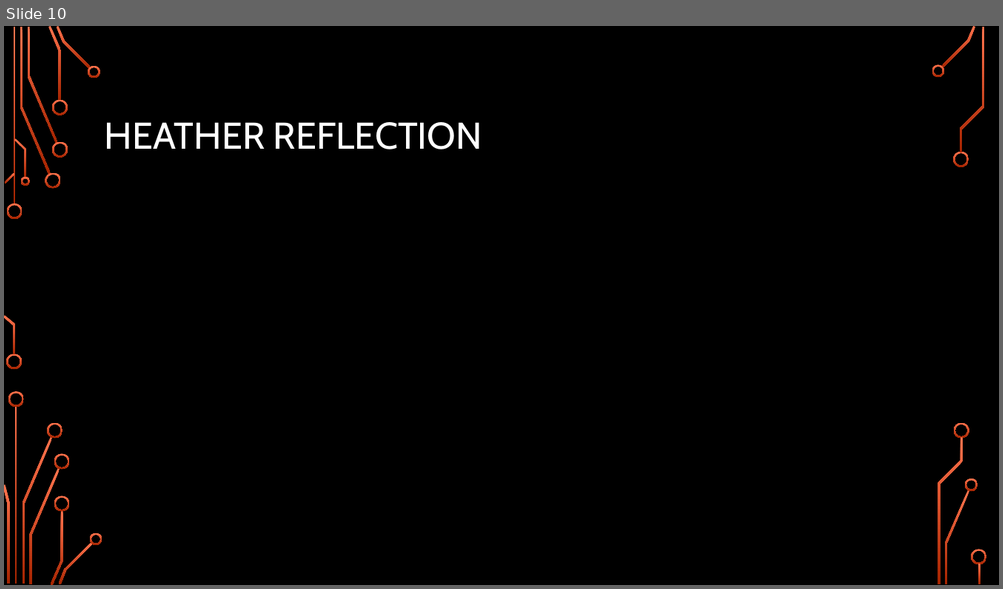
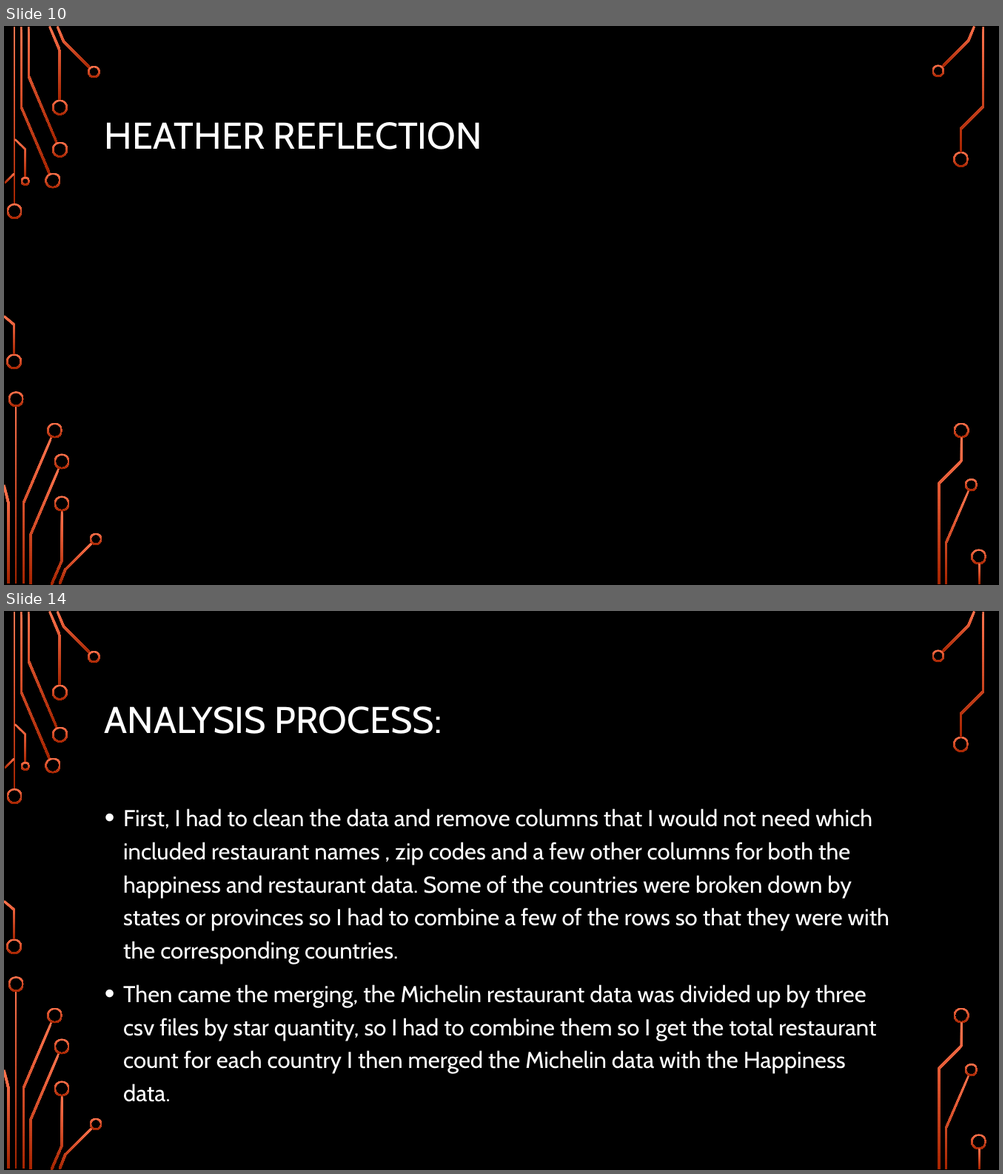
Before and after one commit to HBarker74582/Hap-Py, a slide deck: The Dimensions of Happiness.pptx. Shown one above the other, each under a label of ours: slide 10 before the commit, slides 10 and 14 after it; the slides between them are not shown. The pictures are 1003x589 and 1003x1174 pixels, drawn with LibreOffice and Linux fonts; fonts in the diff are those of the drawing; background and template pictures are left out. Boxes give left, top, right and bottom in pixels: in the first picture for what was removed or moved away, otherwise in the second. Text is boxed around its words. In the diff, an @@ line names an element or a change of style, - is before the commit and + after.

```diff
--- a/The Dimensions of Happiness.pptx
+++ b/The Dimensions of Happiness.pptx
@@ slide 14 added at (x1=4, y1=611, x2=999, y2=1170), background picture (left out); not listed: 36 template elements that a slide beside it also shows @@
@@ title added at (x1=105, y1=706, x2=441, y2=734), 36 pt, text #FFFFFF @@
+ANALYSIS PROCESS:
@@ text added at (x1=123, y1=809, x2=889, y2=1074), 22.2 pt, text #FFFFFF @@
+• First, I had to clean the data and remove columns that I would not need which included restaurant names , zip codes and a few other columns for both the happiness and restaurant data. Some of the countries were broken down by states or provinces so I had to combine a few of the rows so that they were with the corresponding countries.
+• Then came the merging, the Michelin restaurant data was divided up by three csv files by star quantity, so I had to combine them so I get the total restaurant count for each country I then merged the Michelin data with the Happiness data.
```
Also in this commit, not shown: 10 other slides added, 4 other files.
